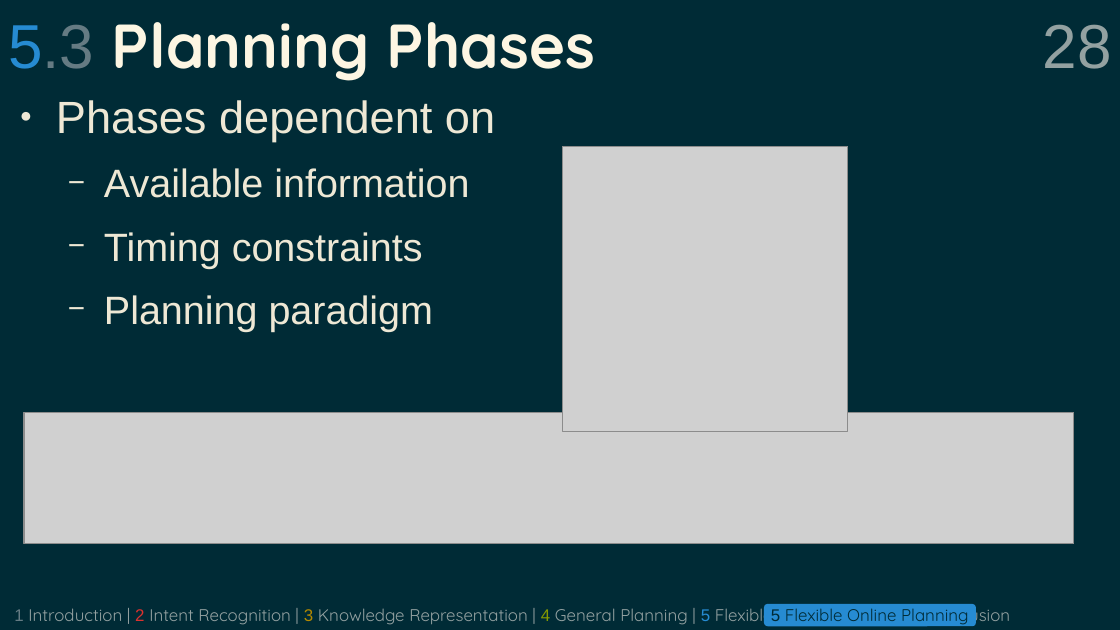
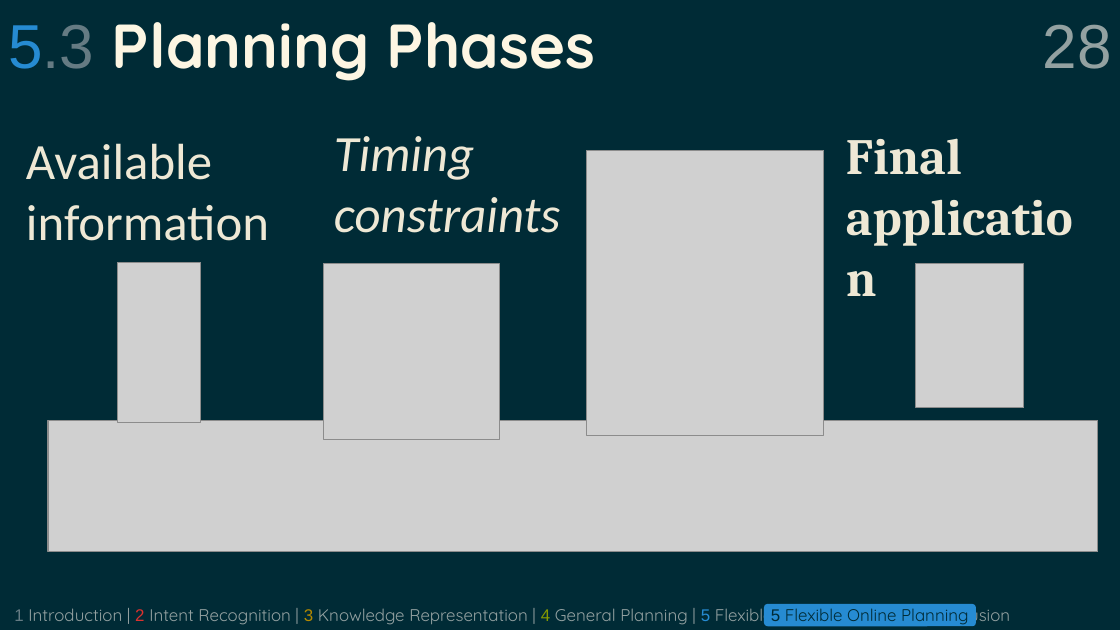
Before and after one commit to grea09/gennio, a slide deck: slide 28 of doc/defense.odp. Drawn at 1120x630 pixels with LibreOffice and Linux fonts; fonts in the diff are those of the drawing; grey boxes stand for pictures. Boxes give left, top, right and bottom in pixels: in the first picture for what was removed or moved away, otherwise in the second. Text is boxed around its words. In the diff, an @@ line names an element or a change of style, - is before the commit and + after.

```diff
--- a/doc/defense.odp
+++ b/doc/defense.odp
@@ text removed at bbox=[56, 100, 495, 332] @@
-● Phases dependent on
-  − Available information
-  − Timing constraints
-  − Planning paradigm
@@ text added at bbox=[26, 143, 269, 241], 36 pt, text #EEE8D5 @@
+Available information
@@ text added at bbox=[334, 136, 561, 233], 36 pt, text #EEE8D5, italic @@
+Timing constraints
@@ text added at bbox=[846, 138, 962, 175], 36 pt, text #EEE8D5, bold @@
+Final application
@@ picture: place and size @@
-picture at bbox=[562, 146, 848, 432]
+picture at bbox=[586, 150, 824, 436]
@@ picture added at bbox=[118, 262, 201, 422] @@
@@ picture added at bbox=[324, 264, 500, 440] @@
@@ picture added at bbox=[917, 264, 1024, 409] @@
@@ picture: place and size @@
-picture at bbox=[24, 413, 1075, 544]
+picture at bbox=[48, 421, 1099, 552]
```
Also in this commit, not shown: 1 other slide changed, 1 other file.
